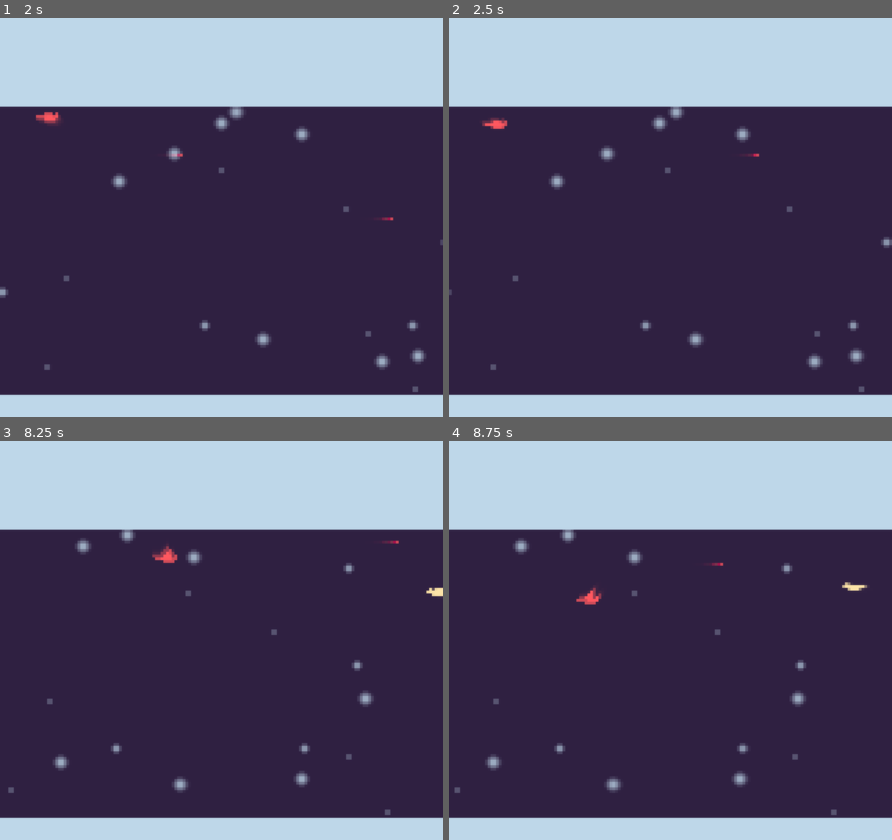
Above: before the commit, frames 1-4 (two rows, left to right).
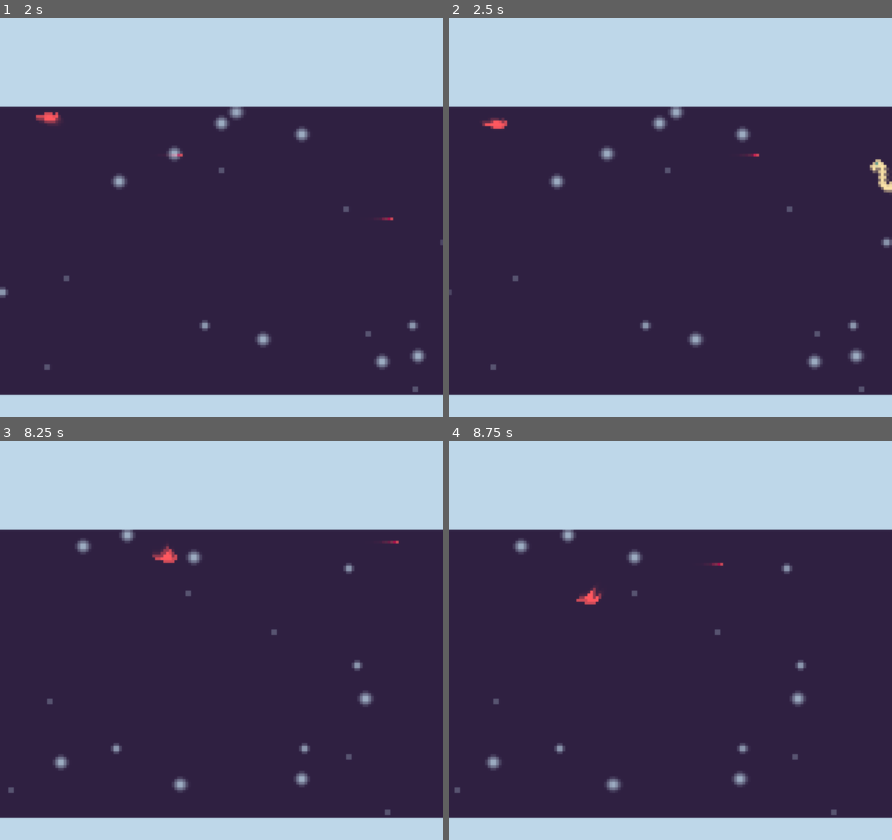
Above: after the commit, the same moments.

Repository: SmallConfusion/Redbird
Game: Godot game, scene res://main.tscn
Same seed, same stepped clock (60 frames per second), same inputs: the game is played once before the commit and once after it. Sound files missing from this copy of the repository are replaced by a short silence.
Inputs:
- Up to frame 1 (2 s): tap Enter at 0.5 s; hold Right (Right) 0.53-1.28 s; hold Z (Fire) 0.53-1.28 s; tap Up (Flap) at 0.77, 1.07, 1.52, 1.82 s; hold Left (Left) from 1.28 s (still down); tap Down (Fall) at 1.35 s; tap Z (Fire) at 1.55 s
- Up to frame 2 (2.5 s): release Left (Left) at 2.03 s; hold Right (Right) from 2.03 s (still down); hold Z (Fire) from 2.03 s (still down)
- Up to frame 3 (8.25 s): release Z (Fire) at 2.78 s; tap Z (Fire) at 2.85, 3.8, 4.35, 6.05, 7.35 s; tap Up (Flap) at 3.02, 3.32, 3.77, 4.07, 4.52, 4.82, 6.02, 6.32, 6.77, 7.07, 7.52, 7.82 s; release Right (Right) at 3.53 s; hold Down (Fall) 3.53-4.28 s; hold Left (Left) 3.53-5.78 s; hold Z (Fire) 5.03-5.78 s; hold Right (Right) 5.78-8.03 s; tap Down (Fall) at 5.85 s; hold Z (Fire) 6.53-7.28 s; hold Left (Left) from 8.03 s (still down); hold Down (Fall) from 8.03 s (still down)
- Up to frame 4 (8.75 s): keep holding Left (Left); keep holding Down (Fall); tap Z (Fire) at 8.3 s

Frame 1 is identical in both runs. In frame 2, 0.2% of the frame differs, in the area x 95-100%, y 35-44%; in frame 3, less than 0.1%; in frame 4, less than 0.1%.

Commit message:
fixed spread and octave enemy

Diff:
--- a/game/enemy/octave/octave_enemy.gd
+++ b/game/enemy/octave/octave_enemy.gd
@@ -6,8 +6,10 @@
 @export var y_range_max = 40
 @export var target_speed = 0.2
 
-var accel_speed = 0.03
-var max_speed = 0.4
+var spread := deg_to_rad(120)
+
+var accel_speed := 0.03
+var max_speed := 0.4
 
 var bullet_timer := 1.0
 var bullet_cooldown := 3.0
@@ -17,7 +19,7 @@
 
 var enabled := false
 
-@onready var game_scene := $"../"
+@onready var game_scene := $"../../../"
 
 func _physics_process(delta):
 	if enabled:
@@ -61,7 +63,10 @@
 	for i in range(8):
 		var instance = bullet_scene.instantiate()
 		instance.position = global_position
-		instance.forward = Vector2(-1, 0).rotated(i * 0.2 - 0.7854)
+
+		# i / 8.0 * spread - spread / 2.0 + spread / 16.0
+		instance.forward = Vector2(-1, 0).rotated((2 * i * spread - 7 * spread) / 16)
+
 		game_scene.add_child(instance)
 		await get_tree().create_timer(0.02).timeout
 
--- a/game/hole/hole.tscn
+++ b/game/hole/hole.tscn
@@ -52,6 +52,7 @@
 [node name="GPUParticles2D" type="GPUParticles2D" parent="."]
 process_material = SubResource("ParticleProcessMaterial_owrye")
 preprocess = 1.0
+visibility_rect = Rect2(-40, -40, 80, 80)
 
 [node name="Sprite2D" type="Sprite2D" parent="."]
 texture = ExtResource("1_0aeqx")
--- /dev/null
+++ b/game/levels/level_2.tscn
@@ -0,0 +1,132 @@
+[gd_scene load_steps=12 format=3 uid="uid://bfxb5ikio7qa6"]
+
+[ext_resource type="Script" path="res://game/levels/game_manager.gd" id="1_cvi63"]
+[ext_resource type="Curve" uid="uid://bqrwx7hgqa4ni" path="res://game/hole/pull.tres" id="2_4lvel"]
+[ext_resource type="PackedScene" uid="uid://5vkpxwgvm6c7" path="res://vfx/stars/stars.tscn" id="3_lppyg"]
+[ext_resource type="Script" path="res://game/killbox.gd" id="4_2dnnk"]
+[ext_resource type="PackedScene" uid="uid://opsuu1r64pm7" path="res://game/player/player.tscn" id="5_gebaw"]
+[ext_resource type="Script" path="res://game/levels/wave.gd" id="6_wixt4"]
+[ext_resource type="PackedScene" uid="uid://d3hb2g0vw7p7h" path="res://game/enemy/basic/basic_enemy.tscn" id="7_4ry5p"]
+[ext_resource type="PackedScene" uid="uid://cyi43lciv03ed" path="res://game/enemy/octave/octave_enemy.tscn" id="7_t55cj"]
+[ext_resource type="PackedScene" uid="uid://b2bvdeyhcyp54" path="res://game/egg/egg.tscn" id="8_4e070"]
+[ext_resource type="PackedScene" uid="uid://bmr51txifyigr" path="res://game/hole/hole.tscn" id="9_v3gqs"]
+
+[sub_resource type="RectangleShape2D" id="RectangleShape2D_q5sfn"]
+size = Vector2(20, 273)
+
+[node name="Node2D" type="Node2D"]
+texture_filter = 1
+script = ExtResource("1_cvi63")
+hole_pull_curve = ExtResource("2_4lvel")
+finish = NodePath("Waves/WaveFinal/Egg")
+player = NodePath("Player")
+
+[node name="Stars" parent="." instance=ExtResource("3_lppyg")]
+
+[node name="CanvasLayer" type="CanvasLayer" parent="."]
+layer = -10
+
+[node name="ColorRect" type="ColorRect" parent="CanvasLayer"]
+offset_right = 160.0
+offset_bottom = 144.0
+color = Color(0.184314, 0.12549, 0.254902, 1)
+
+[node name="CanvasLayer2" type="CanvasLayer" parent="."]
+layer = 10
+
+[node name="ColorRect2" type="ColorRect" parent="CanvasLayer2"]
+offset_right = 160.0
+offset_bottom = 32.0
+color = Color(0.745098, 0.843137, 0.913725, 1)
+
+[node name="ColorRect3" type="ColorRect" parent="CanvasLayer2"]
+offset_top = 136.0
+offset_right = 160.0
+offset_bottom = 144.0
+color = Color(0.745098, 0.843137, 0.913725, 1)
+
+[node name="Camera2D" type="Camera2D" parent="." groups=["camera"]]
+
+[node name="ReferenceRect" type="ReferenceRect" parent="Camera2D"]
+offset_left = -80.0
+offset_top = -72.0
+offset_right = 80.0
+offset_bottom = 72.0
+border_color = Color(0.366698, 0.477396, 1, 1)
+
+[node name="Killbox" type="Area2D" parent="Camera2D"]
+collision_layer = 3
+collision_mask = 3
+script = ExtResource("4_2dnnk")
+
+[node name="CollisionShape2D" type="CollisionShape2D" parent="Camera2D/Killbox"]
+position = Vector2(-137, -3)
+shape = SubResource("RectangleShape2D_q5sfn")
+
+[node name="CollisionShape2D2" type="CollisionShape2D" parent="Camera2D/Killbox"]
+position = Vector2(4, -145)
+rotation = 1.57079
+shape = SubResource("RectangleShape2D_q5sfn")
+
+[node name="CollisionShape2D3" type="CollisionShape2D" parent="Camera2D/Killbox"]
+position = Vector2(142, -6)
+rotation = 3.14159
+shape = SubResource("RectangleShape2D_q5sfn")
+
+[node name="CollisionShape2D4" type="CollisionShape2D" parent="Camera2D/Killbox"]
+position = Vector2(1, 135)
+rotation = -1.5708
+shape = SubResource("RectangleShape2D_q5sfn")
+
+[node name="Player" parent="." instance=ExtResource("5_gebaw")]
+position = Vector2(-71, 0)
+
+[node name="ReferenceRect" type="ReferenceRect" parent="."]
+offset_left = -80.0
+offset_top = -40.0
+offset_right = 920.0
+offset_bottom = 64.0
+
+[node name="Waves" type="Node2D" parent="."]
+
+[node name="Wave1" type="Node2D" parent="Waves"]
+position = Vector2(138, 0)
+script = ExtResource("6_wixt4")
+
+[node name="Enemy" parent="Waves/Wave1" instance=ExtResource("7_t55cj")]
+position = Vector2(-34, -10)
+
+[node name="Wave2" type="Node2D" parent="Waves"]
+position = Vector2(382, -3)
+script = ExtResource("6_wixt4")
+
+[node name="Enemy" parent="Waves/Wave2" instance=ExtResource("7_t55cj")]
+position = Vector2(-80, -11)
+
+[node name="Enemy2" parent="Waves/Wave2" instance=ExtResource("7_4ry5p")]
+position = Vector2(-62, 20)
+
+[node name="Wave3" type="Node2D" parent="Waves"]
+position = Vector2(486, -9)
+script = ExtResource("6_wixt4")
+
+[node name="Enemy" parent="Waves/Wave3" instance=ExtResource("7_t55cj")]
+position = Vector2(-11, -11)
+
+[node name="Enemy2" parent="Waves/Wave3" instance=ExtResource("7_4ry5p")]
+position = Vector2(-35, 50)
+
+[node name="Enemy3" parent="Waves/Wave3" instance=ExtResource("7_4ry5p")]
+position = Vector2(-35, 34)
+
+[node name="WaveFinal" type="Node2D" parent="Waves"]
+position = Vector2(603, 2)
+script = ExtResource("6_wixt4")
+
+[node name="Egg" parent="Waves/WaveFinal" instance=ExtResource("8_4e070")]
+position = Vector2(-35, 2)
+
+[node name="Hole" parent="." instance=ExtResource("9_v3gqs")]
+position = Vector2(225, 9)
+
+[connection signal="area_entered" from="Camera2D/Killbox" to="Camera2D/Killbox" method="_on_area_entered"]
--- a/main.gd
+++ b/main.gd
@@ -50,4 +50,4 @@
 
 # temp level load
 func load_level():
-	load_scene(levels[0])
+	load_scene(levels[1])
--- a/main.tscn
+++ b/main.tscn
@@ -10,6 +10,7 @@
 [ext_resource type="Shader" path="res://vfx/blur.gdshader" id="4_1p6e5"]
 [ext_resource type="Shader" path="res://vfx/trails.gdshader" id="4_8qnfu"]
 [ext_resource type="Script" path="res://addons/resonate/music_manager/music_stem_resource.gd" id="4_38lop"]
+[ext_resource type="PackedScene" uid="uid://bfxb5ikio7qa6" path="res://game/levels/level_2.tscn" id="4_n3ouh"]
 [ext_resource type="AudioStream" uid="uid://c4tx0gogr6xs5" path="res://music/palette main theme.ogg" id="5_t3w2j"]
 [ext_resource type="Script" path="res://debug/big_viewport.gd" id="11_pd3vo"]
 
@@ -53,7 +54,7 @@
 grow_vertical = 2
 script = ExtResource("1_ux161")
 menu = ExtResource("2_gmm5b")
-levels = Array[PackedScene]([ExtResource("3_j42tc")])
+levels = Array[PackedScene]([ExtResource("3_j42tc"), ExtResource("4_n3ouh")])
 
 [node name="SubViewport" type="SubViewport" parent="."]
 unique_name_in_owner = true
Not shown: 1 places in main.tscn that only renumber resources
